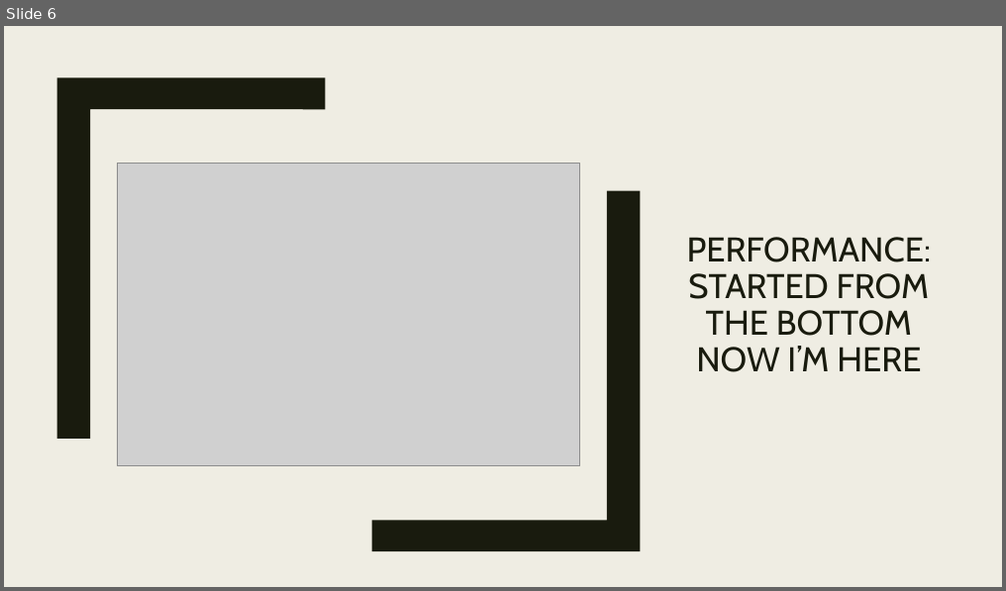
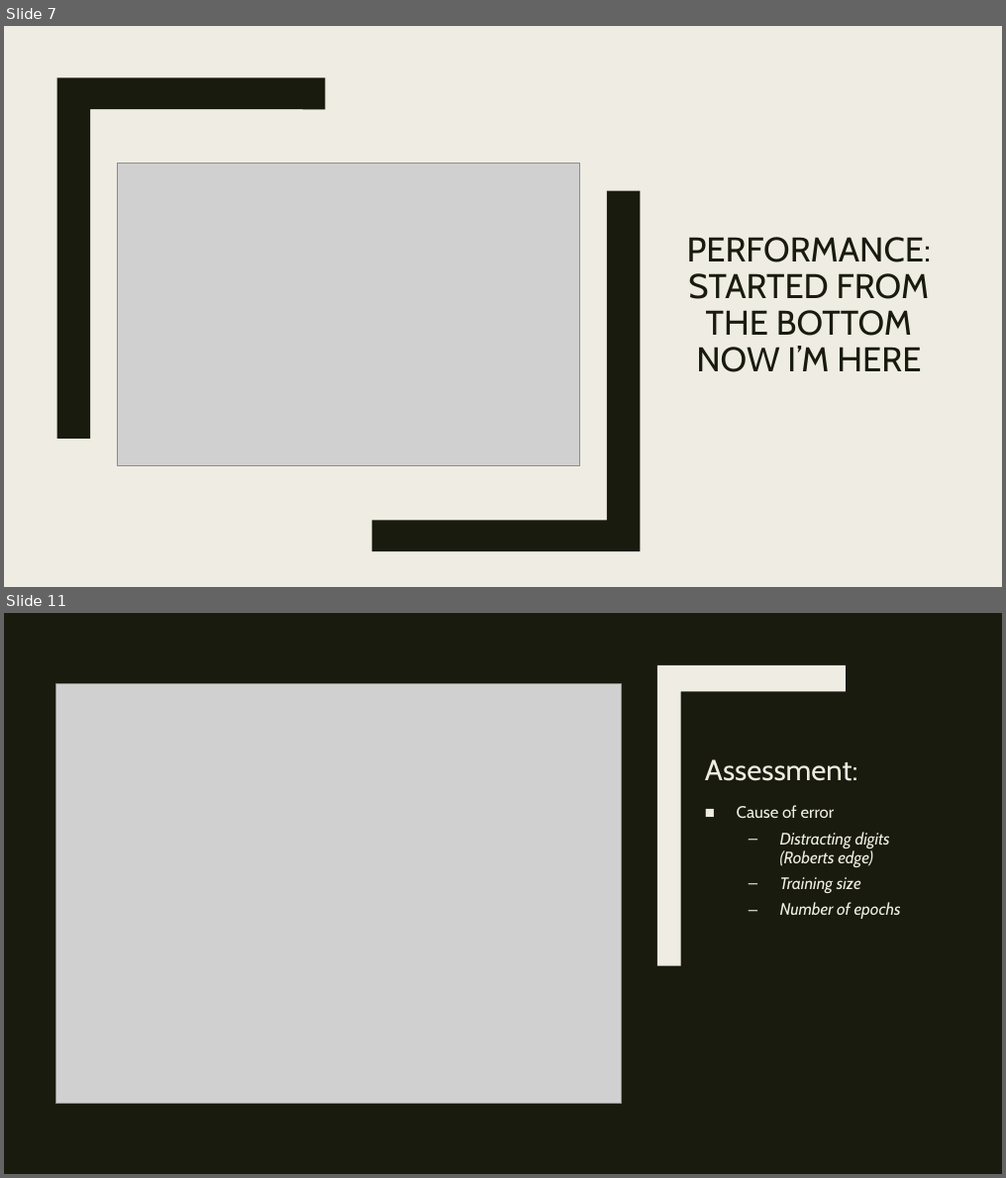
Before and after one commit to kjbhargava/StreetViewNN, a slide deck: ExtraStuff/FinalPresentation.pptx. Shown one above the other, each under a label of ours: slide 6 before the commit, slides 7 and 11 after it; the slides between them are not shown. The pictures are 1006x591 and 1006x1178 pixels, drawn with LibreOffice and Linux fonts; fonts in the diff are those of the drawing; grey boxes stand for pictures. Boxes give left, top, right and bottom in pixels: in the first picture for what was removed or moved away, otherwise in the second. Text is boxed around its words. In the diff, an @@ line names an element or a change of style, - is before the commit and + after.

```diff
--- a/ExtraStuff/FinalPresentation.pptx
+++ b/ExtraStuff/FinalPresentation.pptx
@@ slide 11 added at <box>4,613,1002,1174</box>, background #191B0E @@
@@ rectangle added at <box>4,613,1002,1174</box>, fill #191B0E @@
@@ rectangle added at <box>43,613,61,1174</box>, fill #EFEDE3 @@
@@ freeform shape added at <box>657,665,846,966</box>, fill #EFEDE3 @@
@@ picture added at <box>55,684,621,1103</box> @@
@@ title added at <box>705,760,858,781</box>, 28 pt, text #EFEDE3 @@
+Assessment:
@@ text added at <box>737,805,901,919</box>, 16 pt, text #EFEDE3, italic @@
+■ Cause of error
+  – Distracting digits (Roberts edge)
+  – Training size
+  – Number of epochs
@@ what was slide 6 is now slide 7 @@
```
Also in this commit, not shown: 5 other slides added, 4 slides removed.
